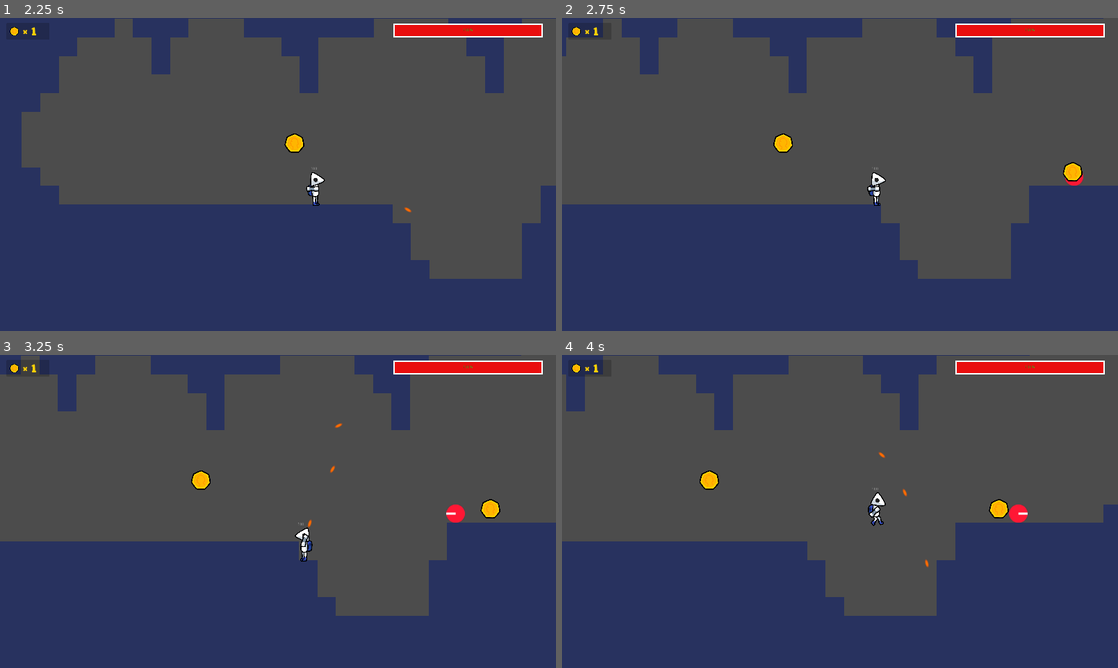
Above: before the commit, frames 1-4 (two rows, left to right).
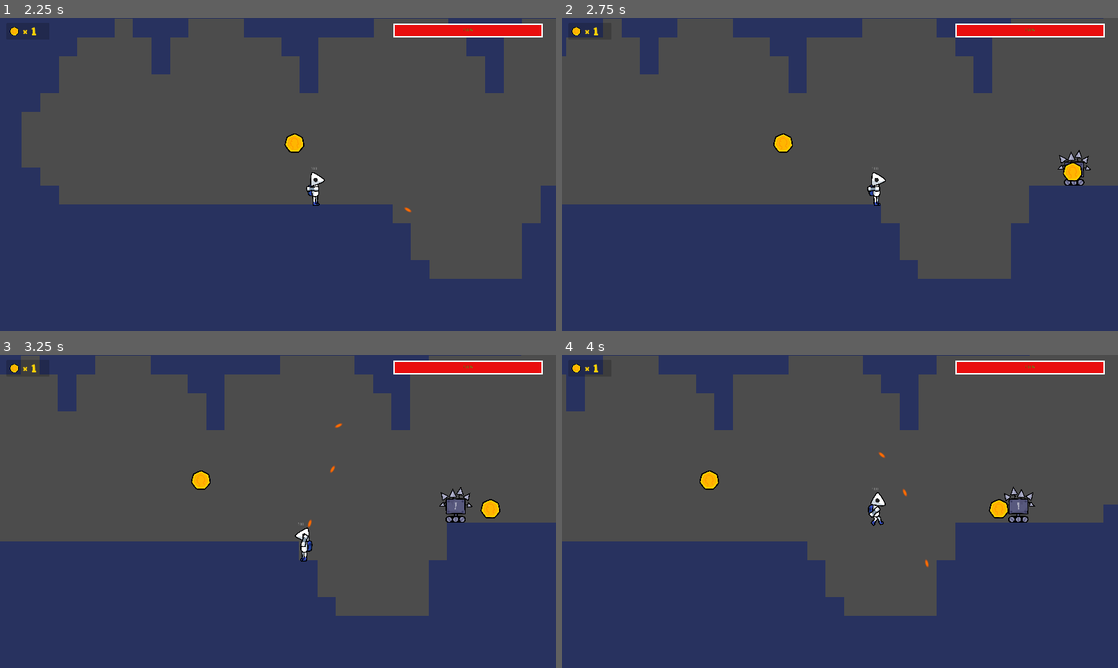
Above: after the commit, the same moments.

Repository: Addcrypto/Bit-Cookie
Game: Godot game, scene res://src/menus/MainMenu.tscn
The game is run twice, just before and just after one commit, with the same random seed, the same clock (stepped at 60 frames per second) and the same inputs.
Inputs (mouse positions are in pixels of both pictures, inside the frame that each line leads up to):
- Up to frame 1 (2.25 s): click "New Game" at 0.5 s; tap Enter at 1.25 s; move the mouse to (400, 158) at 1.27 s; press the mouse at (400, 158) at 1.28 s; hold D (move_right) from 1.28 s (still down); tap Space (jump) at 1.52 s; move the mouse to (166, 190) at 2.02 s; release the mouse at (166, 190) at 2.03 s; tap Shift (sprint) at 2.1 s
- Up to frame 2 (2.75 s): keep holding D (move_right); tap Space (jump) at 2.27 s
- Up to frame 3 (3.25 s): move the mouse to (333, 442) at 2.77 s; release D (move_right) at 2.78 s; press the mouse at (333, 442) at 2.78 s; hold A (move_left) from 2.78 s (still down)
- Up to frame 4 (4 s): move the mouse to (812, 574) at 3.52 s; release A (move_left) at 3.53 s; release the mouse at (812, 574) at 3.53 s; hold D (move_right) from 3.53 s (still down); tap Shift (sprint) at 3.6 s; tap Space (jump) at 3.77 s

Frame 1 is identical in both runs. In frame 2, 0.2% of the frame differs, in the area x 89-96%, y 42-54%; in frame 3, 0.4%, in the area x 79-85%, y 42-54%; in frame 4, 0.4%.

Commit message:
Rolling enemy graphics

Diff:
--- a/src/prefabs/Enemies/RollingEnemy.tscn
+++ b/src/prefabs/Enemies/RollingEnemy.tscn
@@ -1,9 +1,37 @@
-[gd_scene load_steps=8 format=2]
+[gd_scene load_steps=12 format=2]
 
-[ext_resource path="res://assets/enemies/DebugFlyingEnemy.png" type="Texture" id=1]
+[ext_resource path="res://assets/enemies/GroundEnemy.png" type="Texture" id=1]
 [ext_resource path="res://src/scripts/RollingEnemy.gd" type="Script" id=2]
 [ext_resource path="res://src/prefabs/Hurtbox.tscn" type="PackedScene" id=3]
 [ext_resource path="res://src/prefabs/Hitbox.tscn" type="PackedScene" id=4]
+
+[sub_resource type="AtlasTexture" id=4]
+flags = 4
+atlas = ExtResource( 1 )
+region = Rect2( 0, 0, 512, 512 )
+
+[sub_resource type="AtlasTexture" id=5]
+flags = 4
+atlas = ExtResource( 1 )
+region = Rect2( 0, 0, 512, 512 )
+
+[sub_resource type="AtlasTexture" id=6]
+flags = 4
+atlas = ExtResource( 1 )
+region = Rect2( 512, 0, 512, 512 )
+
+[sub_resource type="SpriteFrames" id=7]
+animations = [ {
+"frames": [ SubResource( 4 ) ],
+"loop": true,
+"name": "idle",
+"speed": 5.0
+}, {
+"frames": [ SubResource( 5 ), SubResource( 6 ) ],
+"loop": true,
+"name": "roll",
+"speed": 3.0
+} ]
 
 [sub_resource type="CircleShape2D" id=1]
 radius = 32.0
@@ -20,9 +48,12 @@
 script = ExtResource( 2 )
 walk_speed = 250.0
 
-[node name="Sprite" type="Sprite" parent="."]
+[node name="Sprite" type="AnimatedSprite" parent="."]
+position = Vector2( 0, -31 )
 scale = Vector2( 0.25, 0.25 )
-texture = ExtResource( 1 )
+frames = SubResource( 7 )
+animation = "roll"
+playing = true
 
 [node name="CollisionShape2D" type="CollisionShape2D" parent="."]
 shape = SubResource( 1 )
Binary file added: assets/enemies/GroundEnemy.png
Not shown, added: assets/enemies/GroundEnemy.png.import
Not shown, changed: assets/Sketchpage.afdesign
